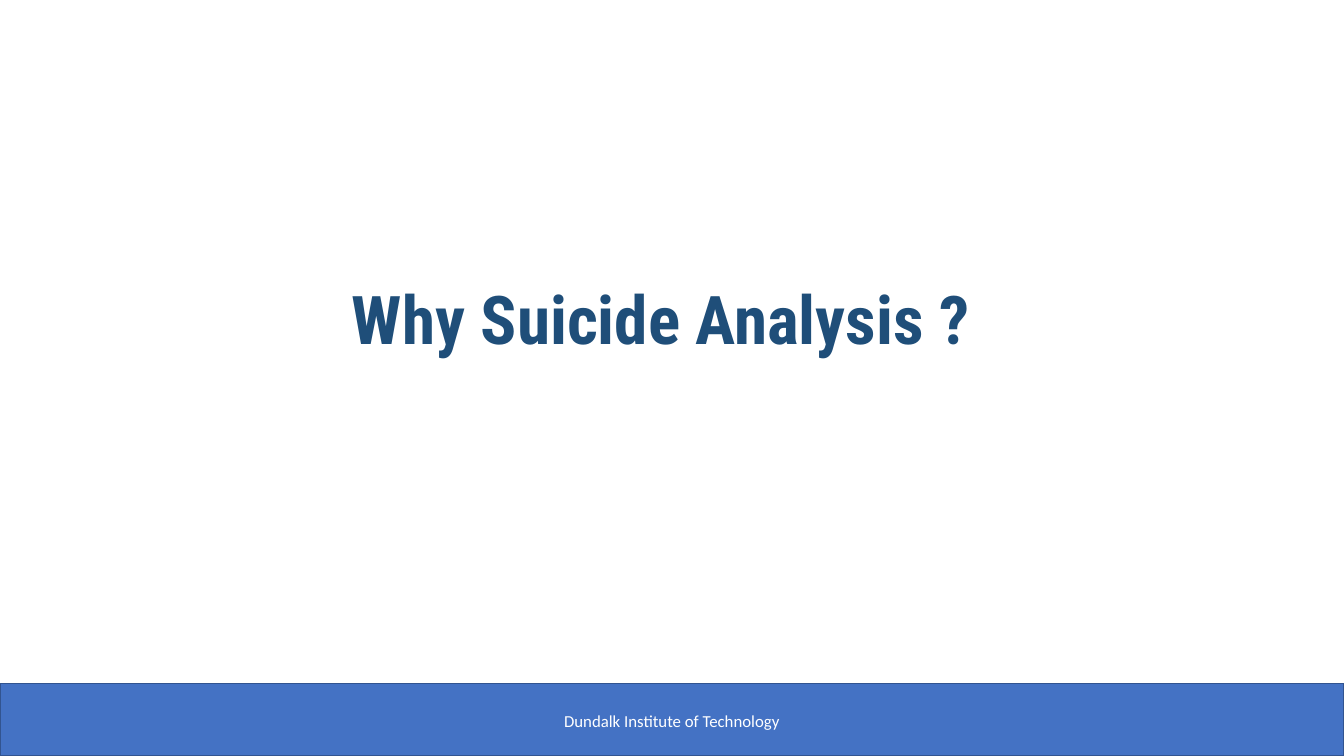
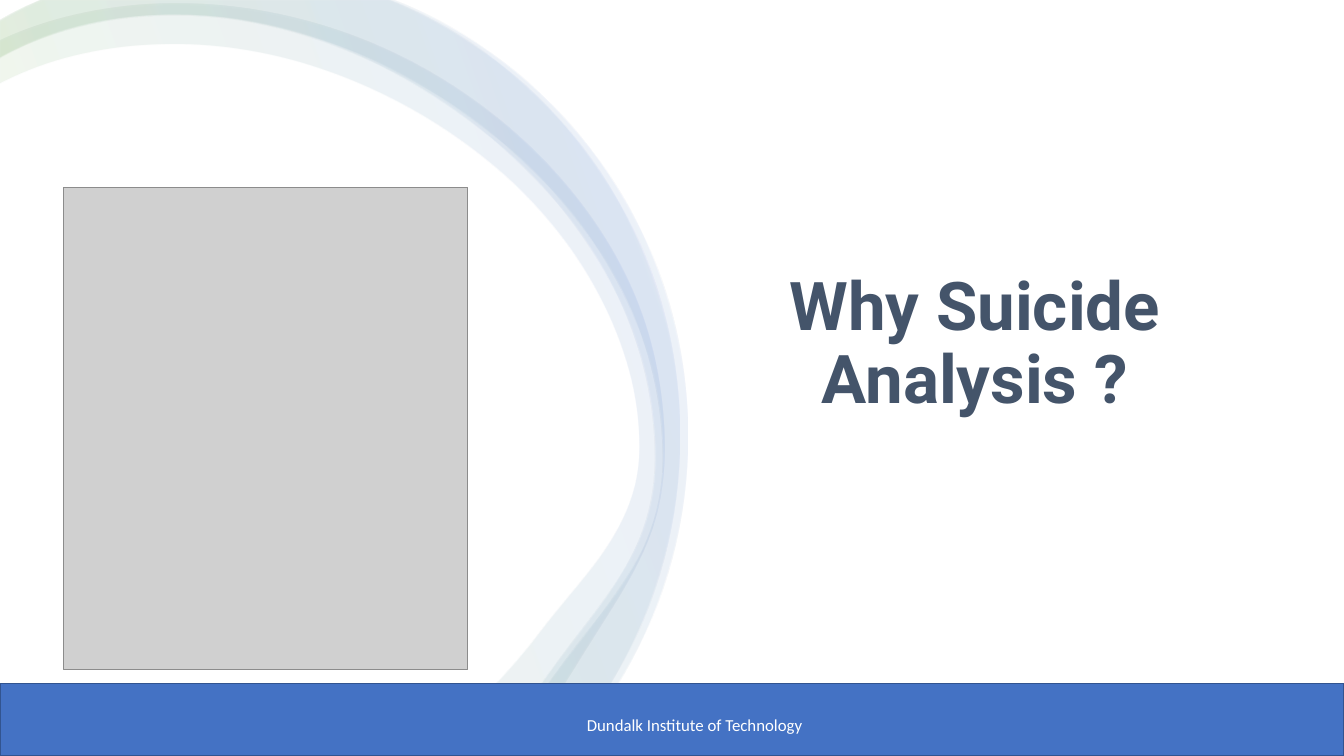
Before and after one commit to sujilkumarkm/desertion_dkit_msc_2022_sep, a slide deck: slide 2 of mani_sujil_dessertation_ppt.pptx. Drawn at 1344x756 pixels with LibreOffice and Linux fonts; fonts in the diff are those of the drawing; grey boxes stand for pictures. Boxes give left, top, right and bottom in pixels: in the first picture for what was removed or moved away, otherwise in the second. Text is boxed around its words. In the diff, an @@ line names an element or a change of style, - is before the commit and + after.

Commit message:
ppt file final

```diff
--- a/mani_sujil_dessertation_ppt.pptx
+++ b/mani_sujil_dessertation_ppt.pptx
@@ rectangle added at <box>0,0,1344,756</box>, fill #FFFFFF @@
@@ freeform shape added at <box>0,4,664,756</box>, fill gradient #FFFFFF to #70AD47 to #4472C4 @@
@@ freeform shape added at <box>0,0,680,756</box>, fill gradient #FFFFFF to #70AD47 to #4472C4 @@
@@ freeform shape added at <box>0,0,688,755</box>, fill gradient #FFFFFF to #70AD47 to #4472C4 @@
@@ picture added at <box>64,188,468,670</box> @@
@@ text "Why Suicide Analysis ?": place and size @@
-text "Why Suicide Analysis ?" at <box>352,293,924,359</box>
+text "Why Suicide Analysis ?" at <box>789,279,1160,418</box>
@@ text "Why Suicide Analysis ?" at <box>789,279,1160,418</box>: font Roboto Condensed to Roboto, text colour #1F4E79 to #44546A; line spacing 1 to 0.9; more space between paragraphs @@
@@ text "Dundalk Institute of Technology": place and size @@
-text "Dundalk Institute of Technology" at <box>564,715,780,730</box>
+text "Dundalk Institute of Technology" at <box>587,719,802,734</box>
```
Also in this commit, not shown: 7 other slides changed, 4 slides added, 2 slides removed.
